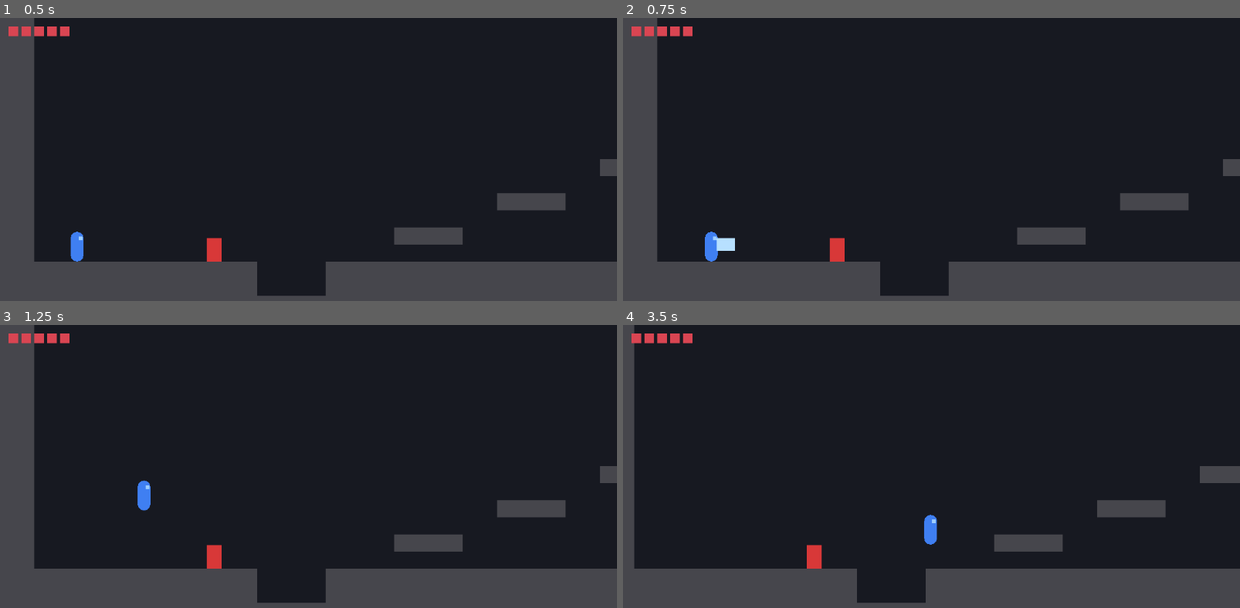
Above: before the commit, frames 1-4 (two rows, left to right).
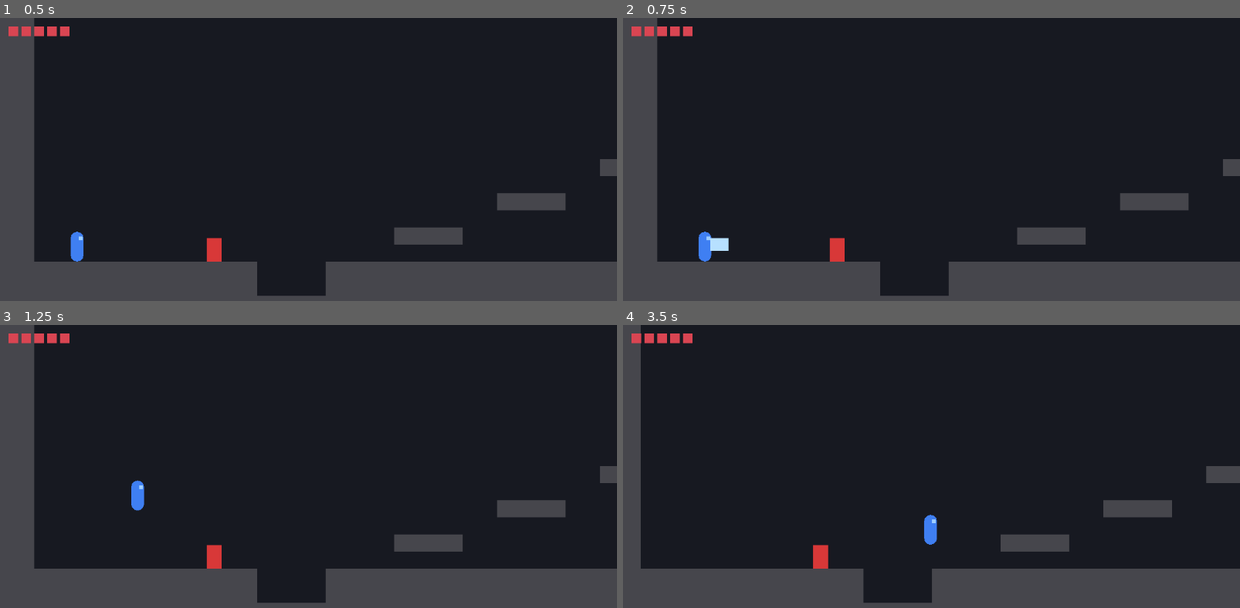
Above: after the commit, the same moments.

Repository: amin8448/rostam_haft_khan
Game: Godot game, scene res://scenes/world/main.tscn
Two runs of this game, one before a commit and one after it. Both use one fixed random seed, a clock stepped at 60 frames per second and the inputs below.
Inputs:
- Up to frame 1 (0.5 s): no input
- Up to frame 2 (0.75 s): tap Enter at 0.5 s; hold Right (move_right) from 0.53 s (still down); tap Z (attack) at 0.6 s
- Up to frame 3 (1.25 s): keep holding Right (move_right); tap Space (jump) at 0.77, 0.8, 1.07 s
- Up to frame 4 (3.5 s): tap Space (jump) at 1.35, 1.52, 1.82, 2.3, 3.02, 3.32 s; tap Z (attack) at 1.55, 2.1, 2.85 s; release Right (move_right) at 2.03 s; hold Left (move_left) 2.03-2.78 s; hold Right (move_right) from 2.78 s (still down)

Frame 1 is identical in both runs. In frame 2, 0.3% of the frame differs, in the area x 12-19%, y 75-87%; in frame 3, 0.2%; in frame 4, 1.6%, in the area x 1-95%, y 0-99%.

Commit message:
Move the combo's forward step onto the finisher only
Swings 1 and 2 go from 12 px to 0 and swing 3 from 12 px to 20. The two quick
swings now leave Rostam planted and only the third travels, so the finisher
reads as a lunge instead of a third helping of the same shuffle. That puts the
weight of "the third hit is heavier" into the movement as well as the reach,
knockback and duration it already had.

Side effect worth knowing: swing_step_speed is now the finisher's lunge speed
and nothing else uses it, so it can be raised without touching the quick swings.
At the current 120 px/s the 20 px lunge takes 0.167 s of the 0.35 s swing, so it
is still travelling when the hitbox opens at 0.12 s and Rostam moves into the
target rather than arriving before it.

All three swings still connect from a standstill: the test kills the dummy from
a fixed 40 px without the step walking him in, which it previously did by 12 px
per swing.

This diverges from design doc section 5, which says every swing steps about
12 px. Left as is pending a playtest rather than written into the doc.

Co-Authored-By: Claude Opus 5 <noreply@anthropic.com>

Diff:
--- a/scripts/player/rostam.gd
+++ b/scripts/player/rostam.gd
@@ -47,9 +47,13 @@
 @export var swing_size: Array[Vector2] = [
 	Vector2(34, 24), Vector2(34, 24), Vector2(46, 32), Vector2(34, 24),
 ]
-## Forward step per swing, so attacking feels committed. The air attack gets
-## none of it, to leave the jump arc alone.
-@export var swing_step: Array[float] = [12.0, 12.0, 12.0, 0.0]
+## Forward step per swing. The two quick swings leave Rostam planted and only
+## the finisher travels, so the third hit reads as a lunge rather than as a
+## third helping of the same shuffle. The air attack takes none, to leave the
+## jump arc alone. Setting all of them to 0 gives the Hollow Knight model.
+@export var swing_step: Array[float] = [0.0, 0.0, 20.0, 0.0]
+## Speed of that step. With only the finisher stepping, this is effectively the
+## lunge speed and nothing else uses it.
 @export var swing_step_speed: float = 120.0
 ## Gap from Rostam's centre to the near edge of the blade.
 @export var sword_reach: float = 10.0
--- a/tests/test_combat.gd
+++ b/tests/test_combat.gd
@@ -7,7 +7,8 @@
 ##   swing 1 wind-up / active     0.08 s / 0.08 s
 ##   swing 2 wind-up / active     0.08 s / 0.08 s
 ##   swing 3 wind-up / active     0.12 s / 0.10 s   longer, and a bigger box
-##   forward step per swing       12 px
+##   forward step, swings 1 and 2  0 px, planted
+##   forward step, swing 3        20 px, the finisher lunges
 ##   three swings on the dummy    3 damage, 3 health to 0
 ##   hit pause on a landed hit    0.05 s
 ##   combo after 0.4 s idle       back to swing 1
